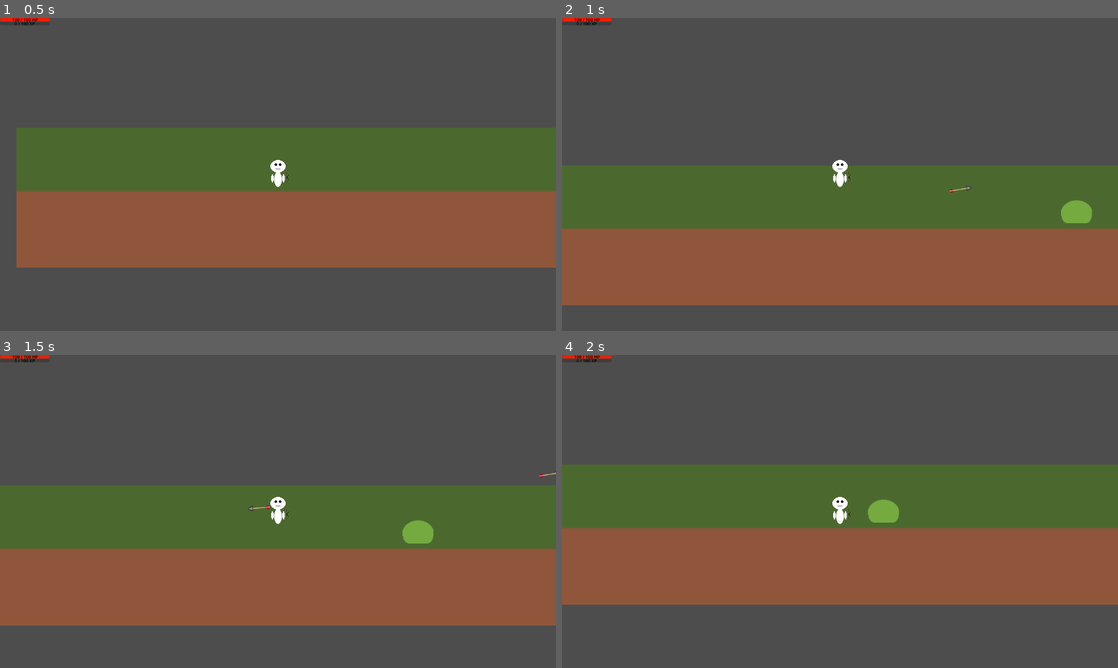
Above: before the commit, frames 1-4 (two rows, left to right).
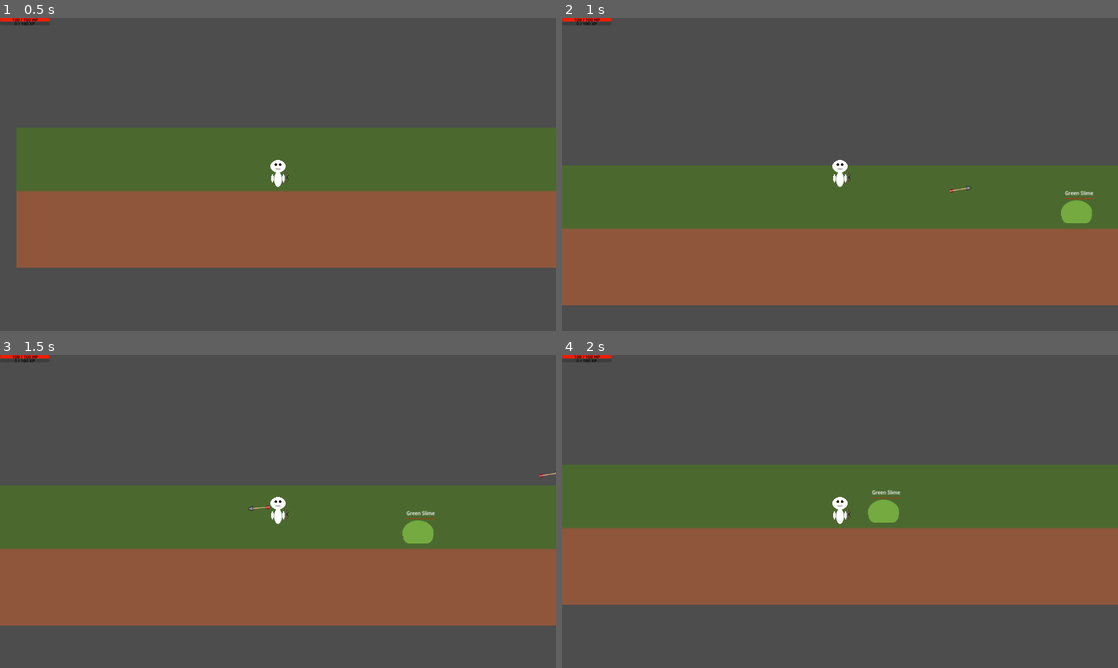
Above: after the commit, the same moments.

Repository: IcyOtter/Survivor-Wave-Like
Game: Godot game, scene res://scenes/world.tscn
The game is run twice, just before and just after one commit, with the same random seed, the same clock (stepped at 60 frames per second) and the same inputs.
Inputs (mouse positions are in pixels of both pictures, inside the frame that each line leads up to):
- Up to frame 1 (0.5 s): no input
- Up to frame 2 (1 s): tap Enter at 0.5 s; move the mouse to (962, 158) at 0.52 s; hold D (move_right) from 0.53 s (still down); click (962, 158) at 0.6 s; tap Space (jump) at 0.77 s
- Up to frame 3 (1.5 s): keep holding D (move_right); move the mouse to (166, 527) at 1.27 s; tap E (interact) at 1.35 s; click (166, 527) at 1.42 s
- Up to frame 4 (2 s): keep holding D (move_right); tap Space (jump) at 1.52 s

Frame 1 is identical in both runs. In frame 2, less than 0.1% of the frame differs, in the area x 90-96%, y 55-58%; in frame 3, less than 0.1%; in frame 4, less than 0.1%.

Commit message:
- Remade enemy UI - Added enemy names - Created a way to drop items from inventory

Diff:
--- a/mobs/enemies/Green Slime/GreenSlime.tres
+++ b/mobs/enemies/Green Slime/GreenSlime.tres
@@ -23,7 +23,7 @@
 
 [resource]
 script = ExtResource("2_03gb4")
-id = "Green_Slime"
+id = "Green Slime"
 max_health = 5
 xp_reward = 25
 sprite_texture = ExtResource("3_03gb4")
--- a/mobs/enemies/Green Slime/GreenSlime.tscn
+++ b/mobs/enemies/Green Slime/GreenSlime.tscn
@@ -1,11 +1,14 @@
-[gd_scene load_steps=8 format=3 uid="uid://cq8lvqa2wju0w"]
+[gd_scene load_steps=9 format=3 uid="uid://cq8lvqa2wju0w"]
 
 [ext_resource type="Script" uid="uid://t251hpwfilyd" path="res://scripts/Enemy Scripts/BaseEnemy.gd" id="1_md0e3"]
 [ext_resource type="Texture2D" uid="uid://bfnao0om1m8kk" path="res://assets/enemies/slime.png" id="2_4ra3w"]
-[ext_resource type="Script" uid="uid://c0xeprhbprjvv" path="res://scripts/Enemy Scripts/EnemyHealthBar.gd" id="2_5uy6h"]
+[ext_resource type="Script" uid="uid://c0xeprhbprjvv" path="res://scripts/Enemy Scripts/EnemyUI.gd" id="2_5uy6h"]
 [ext_resource type="Resource" uid="uid://bwmorvryn6x3c" path="res://mobs/enemies/Green Slime/GreenSlime.tres" id="2_yoxs7"]
 
 [sub_resource type="StyleBoxFlat" id="StyleBoxFlat_yoxs7"]
+bg_color = Color(0.6, 0.6, 0.6, 0)
+
+[sub_resource type="StyleBoxFlat" id="StyleBoxFlat_66ob8"]
 bg_color = Color(0.9411765, 0.11764706, 0, 1)
 corner_radius_top_left = 15
 corner_radius_top_right = 15
@@ -24,16 +27,35 @@
 script = ExtResource("1_md0e3")
 npc_def = ExtResource("2_yoxs7")
 
-[node name="HealthBar" type="ProgressBar" parent="."]
-offset_left = -25.0
-offset_top = -55.0
-offset_right = 25.0
-offset_bottom = -50.0
-theme_override_styles/fill = SubResource("StyleBoxFlat_yoxs7")
+[node name="EnemyUI" type="Control" parent="."]
+layout_mode = 3
+anchors_preset = 0
+offset_left = -26.0
+offset_top = -56.0
+offset_right = 24.0
+offset_bottom = -51.0
+script = ExtResource("2_5uy6h")
+
+[node name="EnemyUIContainer" type="VBoxContainer" parent="EnemyUI"]
+layout_mode = 0
+offset_left = 2.0
+offset_top = -14.0
+offset_right = 52.0
+offset_bottom = 5.0
+
+[node name="EnemyName" type="Label" parent="EnemyUI/EnemyUIContainer"]
+layout_mode = 2
+theme_override_font_sizes/font_size = 10
+horizontal_alignment = 1
+vertical_alignment = 1
+
+[node name="EnemyHealthBar" type="ProgressBar" parent="EnemyUI/EnemyUIContainer"]
+layout_mode = 2
+theme_override_styles/background = SubResource("StyleBoxFlat_yoxs7")
+theme_override_styles/fill = SubResource("StyleBoxFlat_66ob8")
 max_value = 20.0
 value = 20.0
 show_percentage = false
-script = ExtResource("2_5uy6h")
 
 [node name="Sprite2D" type="Sprite2D" parent="."]
 position = Vector2(0, -32)
--- a/scenes/enemy.tscn
+++ /dev/null
@@ -1,55 +0,0 @@
-[gd_scene load_steps=7 format=3 uid="uid://bn3wlq2aob8k0"]
-
-[ext_resource type="Script" uid="uid://t251hpwfilyd" path="res://scripts/Enemy Scripts/BaseEnemy.gd" id="1_md0e3"]
-[ext_resource type="Script" uid="uid://c0xeprhbprjvv" path="res://scripts/Enemy Scripts/EnemyHealthBar.gd" id="2_5uy6h"]
-
-[sub_resource type="StyleBoxFlat" id="StyleBoxFlat_5uy6h"]
-bg_color = Color(0.6, 0.6, 0.6, 0)
-
-[sub_resource type="StyleBoxFlat" id="StyleBoxFlat_4ra3w"]
-bg_color = Color(0.9411765, 0.11764706, 0, 1)
-corner_radius_top_left = 15
-corner_radius_top_right = 15
-corner_radius_bottom_right = 15
-corner_radius_bottom_left = 15
-
-[sub_resource type="RectangleShape2D" id="RectangleShape2D_md0e3"]
-size = Vector2(41, 41)
-
-[sub_resource type="RectangleShape2D" id="RectangleShape2D_4ra3w"]
-size = Vector2(44, 32.666664)
-
-[node name="Enemy_Template" type="CharacterBody2D"]
-collision_layer = 8
-collision_mask = 5
-script = ExtResource("1_md0e3")
-drop_offset = Vector2(0, 8)
-
-[node name="HealthBar" type="ProgressBar" parent="."]
-offset_left = -25.0
-offset_top = -55.0
-offset_right = 25.0
-offset_bottom = -50.0
-theme_override_styles/background = SubResource("StyleBoxFlat_5uy6h")
-theme_override_styles/fill = SubResource("StyleBoxFlat_4ra3w")
-max_value = 20.0
-value = 20.0
-show_percentage = false
-script = ExtResource("2_5uy6h")
-hide_when_full = false
-
-[node name="Sprite2D" type="Sprite2D" parent="."]
-position = Vector2(0, -32)
-
-[node name="DamageArea" type="CollisionShape2D" parent="."]
-position = Vector2(0.5, -21)
-shape = SubResource("RectangleShape2D_md0e3")
-
-[node name="ContactArea" type="Area2D" parent="."]
-position = Vector2(0, -15.5)
-scale = Vector2(1.5, 1.5)
-collision_layer = 0
-
-[node name="Contact" type="CollisionShape2D" parent="ContactArea"]
-position = Vector2(0, -6.333335)
-shape = SubResource("RectangleShape2D_4ra3w")
--- /dev/null
+++ b/scenes/enemy_template.tscn
@@ -0,0 +1,73 @@
+[gd_scene load_steps=7 format=3 uid="uid://bn3wlq2aob8k0"]
+
+[ext_resource type="Script" uid="uid://t251hpwfilyd" path="res://scripts/Enemy Scripts/BaseEnemy.gd" id="1_cw80a"]
+[ext_resource type="Script" uid="uid://c0xeprhbprjvv" path="res://scripts/Enemy Scripts/EnemyUI.gd" id="2_oqxhu"]
+
+[sub_resource type="RectangleShape2D" id="RectangleShape2D_md0e3"]
+size = Vector2(41, 41)
+
+[sub_resource type="RectangleShape2D" id="RectangleShape2D_4ra3w"]
+size = Vector2(44, 32.666664)
+
+[sub_resource type="StyleBoxFlat" id="StyleBoxFlat_5uy6h"]
+bg_color = Color(0.6, 0.6, 0.6, 0)
+
+[sub_resource type="StyleBoxFlat" id="StyleBoxFlat_4ra3w"]
+bg_color = Color(0.9411765, 0.11764706, 0, 1)
+corner_radius_top_left = 15
+corner_radius_top_right = 15
+corner_radius_bottom_right = 15
+corner_radius_bottom_left = 15
+
+[node name="Enemy_Template" type="CharacterBody2D"]
+collision_layer = 8
+collision_mask = 5
+script = ExtResource("1_cw80a")
+drop_offset = Vector2(0, 8)
+
+[node name="Sprite2D" type="Sprite2D" parent="."]
+position = Vector2(0, -32)
+
+[node name="DamageArea" type="CollisionShape2D" parent="."]
+position = Vector2(0.5, -21)
+shape = SubResource("RectangleShape2D_md0e3")
+
+[node name="ContactArea" type="Area2D" parent="."]
+position = Vector2(0, -15.5)
+scale = Vector2(1.5, 1.5)
+collision_layer = 0
+
+[node name="Contact" type="CollisionShape2D" parent="ContactArea"]
+position = Vector2(0, -6.333335)
+shape = SubResource("RectangleShape2D_4ra3w")
+
+[node name="EnemyUI" type="Control" parent="."]
+layout_mode = 3
+anchors_preset = 0
+offset_left = -26.0
+offset_top = -56.0
+offset_right = 24.0
+offset_bottom = -51.0
+
+[node name="EnemyUIContainer" type="VBoxContainer" parent="EnemyUI"]
+layout_mode = 0
+offset_left = 2.0
+offset_top = -14.0
+offset_right = 52.0
+offset_bottom = 5.0
+
+[node name="EnemyName" type="Label" parent="EnemyUI/EnemyUIContainer"]
+layout_mode = 2
+theme_override_font_sizes/font_size = 10
+text = "Glob"
+horizontal_alignment = 1
+vertical_alignment = 1
+
+[node name="EnemyHealthBar" type="ProgressBar" parent="EnemyUI/EnemyUIContainer"]
+layout_mode = 2
+theme_override_styles/background = SubResource("StyleBoxFlat_5uy6h")
+theme_override_styles/fill = SubResource("StyleBoxFlat_4ra3w")
+max_value = 20.0
+value = 20.0
+show_percentage = false
+script = ExtResource("2_oqxhu")
--- a/scenes/player.tscn
+++ b/scenes/player.tscn
@@ -1,10 +1,11 @@
-[gd_scene load_steps=8 format=3 uid="uid://blxypbuxj31em"]
+[gd_scene load_steps=9 format=3 uid="uid://blxypbuxj31em"]
 
 [ext_resource type="Script" uid="uid://b0dlwj14qvmlx" path="res://scripts/Player/player.gd" id="1_qlg0r"]
 [ext_resource type="Script" uid="uid://bricsnrakdnth" path="res://scripts/WeaponManager.gd" id="2_dqkch"]
 [ext_resource type="Texture2D" uid="uid://d18a35ch3wai7" path="res://assets/player/pixelplayer.png" id="2_g2els"]
 [ext_resource type="Script" uid="uid://bdfvny2l3xmqp" path="res://scripts/ItemDefinition.gd" id="4_qlg0r"]
 [ext_resource type="Resource" uid="uid://bbyoc5thmj6ny" path="res://items/weapons/BasicBow/BasicBow.tres" id="5_tuyoq"]
+[ext_resource type="PackedScene" uid="uid://4ewapt1weyo" path="res://scenes/ItemPickup.tscn" id="6_tuyoq"]
 
 [sub_resource type="RectangleShape2D" id="RectangleShape2D_tuyoq"]
 size = Vector2(23, 46)
@@ -32,6 +33,7 @@
 [node name="WeaponManager" type="Node2D" parent="."]
 script = ExtResource("2_dqkch")
 starting_items = Array[ExtResource("4_qlg0r")]([ExtResource("5_tuyoq")])
+item_pickup_scene = ExtResource("6_tuyoq")
 
 [node name="WeaponSocket" type="Node2D" parent="."]
 position = Vector2(19, 12)
--- a/scripts/Enemy Scripts/EnemyHealthBar.gd
+++ /dev/null
@@ -1,29 +0,0 @@
-extends ProgressBar
-
-@export var hide_when_full: bool = true
-
-func _ready() -> void:
-	var enemy := get_parent()
-	if enemy == null:
-		return
-
-	min_value = 0
-	max_value = enemy.max_health
-	value = enemy.health
-
-	if enemy.has_signal("health_changed"):
-		if not enemy.health_changed.is_connected(_on_enemy_health_changed):
-			enemy.health_changed.connect(_on_enemy_health_changed)
-
-	_update_visibility()
-
-func _on_enemy_health_changed(current: int, maxh: int) -> void:
-	max_value = maxh
-	value = current
-	_update_visibility()
-
-func _update_visibility() -> void:
-	if hide_when_full:
-		visible = value < max_value
-	else:
-		visible = true
--- /dev/null
+++ b/scripts/Enemy Scripts/EnemyUI.gd
@@ -0,0 +1,56 @@
+extends Control
+@export var enemy_path: NodePath
+
+@onready var name_label: Label = $EnemyUIContainer/EnemyName
+@onready var health_bar: ProgressBar = $EnemyUIContainer/EnemyHealthBar
+
+var _enemy: Node = null
+
+func _ready() -> void:
+	_bind_enemy()
+
+func _bind_enemy() -> void:
+	_enemy = get_node_or_null(enemy_path)
+	if _enemy == null:
+		# Common pattern: UI is a child of the enemy, so parent is the enemy
+		_enemy = get_parent()
+
+	if _enemy == null:
+		push_warning("EnemyUI: Could not find enemy node.")
+		return
+
+	# Set name immediately
+	_set_enemy_name()
+
+	# Bind health updates
+	if _enemy.has_signal("health_changed"):
+		if not _enemy.health_changed.is_connected(_on_health_changed):
+			_enemy.health_changed.connect(_on_health_changed)
+
+		# If enemy already has health/max_health variables, set initial value
+		if "health" in _enemy and "max_health" in _enemy:
+			_on_health_changed(int(_enemy.get("health")), int(_enemy.get("max_health")))
+
+func _set_enemy_name() -> void:
+	if name_label == null:
+		return
+
+	# Preferred: npc_def.display_name if present
+	if "npc_def" in _enemy:
+		var def = _enemy.get("npc_def")
+		if def != null:
+			# if NPCDefinition has display_name
+			if "display_name" in def and String(def.get("display_name")).strip_edges() != "":
+				name_label.text = String(def.get("display_name"))
+				return
+			# fallback to id
+			if "id" in def and String(def.get("id")).strip_edges() != "":
+				name_label.text = String(def.get("id"))
+				return
+
+	# Final fallback
+	name_label.text = "Enemy"
+
+func _on_health_changed(current: int, max_health: int) -> void:
+	health_bar.max_value = max_health
+	health_bar.value = current
--- a/scripts/InventoryUI.gd
+++ b/scripts/InventoryUI.gd
@@ -24,6 +24,10 @@
 
 	if not weapon_list.item_selected.is_connected(_on_item_selected):
 		weapon_list.item_selected.connect(_on_item_selected)
+
+	if not weapon_list.gui_input.is_connected(_on_weapon_list_gui_input):
+		weapon_list.gui_input.connect(_on_weapon_list_gui_input)
+
 
 	_equipment_ui = get_node_or_null(equipment_panel_path)
 
@@ -152,3 +156,27 @@
 
 func _on_close_pressed() -> void:
 	visible = false
+
+func _on_weapon_list_gui_input(event: InputEvent) -> void:
+	if not visible:
+		return
+	if _weapon_manager == null or _weapon_manager.inventory == null:
+		return
+
+	if event is InputEventMouseButton:
+		var mb := event as InputEventMouseButton
+
+		# Right click to drop
+		if mb.button_index == MOUSE_BUTTON_RIGHT and mb.pressed:
+			var local_pos: Vector2 = weapon_list.get_local_mouse_position()
+			var index: int = weapon_list.get_item_at_position(local_pos, true)
+			if index == -1:
+				return
+
+			# Optional: select the item you clicked
+			weapon_list.select(index)
+
+			# Drop 1 from that stack
+			_weapon_manager.drop_item_from_inventory(index, 1)
+
+			_refresh()
--- a/scripts/WeaponManager.gd
+++ b/scripts/WeaponManager.gd
@@ -14,6 +14,14 @@
 
 var _socket: Node2D
 var current_weapon: BaseWeapon = null
+
+@export var item_pickup_scene: PackedScene  # set to your ItemPickup.tscn in Inspector
+
+@export var drop_offset: Vector2 = Vector2(16, -8)
+@export var drop_raycast_distance: float = 800.0
+@export var drop_clearance: float = 6.0
+@export var ground_mask: int = 1 << 2  # Layer 3 (match what you use for ground)
+
 
 
 func _ready() -> void:
@@ -190,3 +198,77 @@
 		if inventory.get_item_type(i) == "weapon" and inventory.get_weapon_path(i) != "":
 			return i
 	return -1
+
+func drop_item_from_inventory(index: int, amount: int = 1) -> void:
+	if inventory == null:
+		return
+	if item_pickup_scene == null:
+		push_warning("WeaponManager: item_pickup_scene is not set.")
+		return
+	if index < 0 or index >= inventory.items.size():
+		return
+	if amount <= 0:
+		return
+
+	var def: ItemDefinition = inventory.get_item_def(index)
+	if def == null:
+		push_warning("WeaponManager: Inventory item has no ItemDefinition.")
+		return
+
+	# Determine how many we can drop from this stack
+	var current_qty: int = inventory.get_item_qty(index)
+	var drop_qty: int = mini(amount, current_qty)
+	if drop_qty <= 0:
+		return
+
+	# Remove from inventory first
+	inventory.remove_item_by_index(index, drop_qty)
+
+	# Spawn pickup deferred (safe around physics)
+	call_deferred("_spawn_item_pickup_deferred", def, drop_qty)
+
+func _spawn_item_pickup_deferred(def: ItemDefinition, qty: int) -> void:
+	if def == null or qty <= 0:
+		return
+	if item_pickup_scene == null:
+		return
+
+	var pickup := item_pickup_scene.instantiate() as ItemPickup
+	if pickup == null:
+		push_warning("WeaponManager: item_pickup_scene is not an ItemPickup.")
+		return
+
+	pickup.item_def = def
+	pickup.quantity = qty
+
+	# Player position
+	var owner_node := get_parent() as Node2D
+	if owner_node == null:
+		owner_node = get_tree().get_first_node_in_group("player") as Node2D
+	if owner_node == null:
+		push_warning("WeaponManager: Could not find player to drop near.")
+		return
+
+	var start_pos: Vector2 = owner_node.global_position + drop_offset
+
+	# Raycast down to ground so the pickup doesn't spawn inside/under floor
+	var space := owner_node.get_world_2d().direct_space_state
+	var query := PhysicsRayQueryParameters2D.create(
+		start_pos,
+		start_pos + Vector2(0, drop_raycast_distance)
+	)
+	query.collision_mask = ground_mask
+	query.exclude = [owner_node]
+
+	var result := space.intersect_ray(query)
+
+	var final_pos := start_pos
+	if result.size() > 0:
+		final_pos = result["position"] - Vector2(0, drop_clearance)
+
+	var parent := owner_node.get_parent()
+	if parent == null:
+		parent = get_tree().current_scene
+
+	parent.add_child(pickup)
+	pickup.global_position = final_pos
Not shown: 1 places in mobs/enemies/Green Slime/GreenSlime.tres that only renumber resources
Renamed: scripts/Enemy Scripts/EnemyHealthBar.gd.uid -> scripts/Enemy Scripts/EnemyUI.gd.uid
